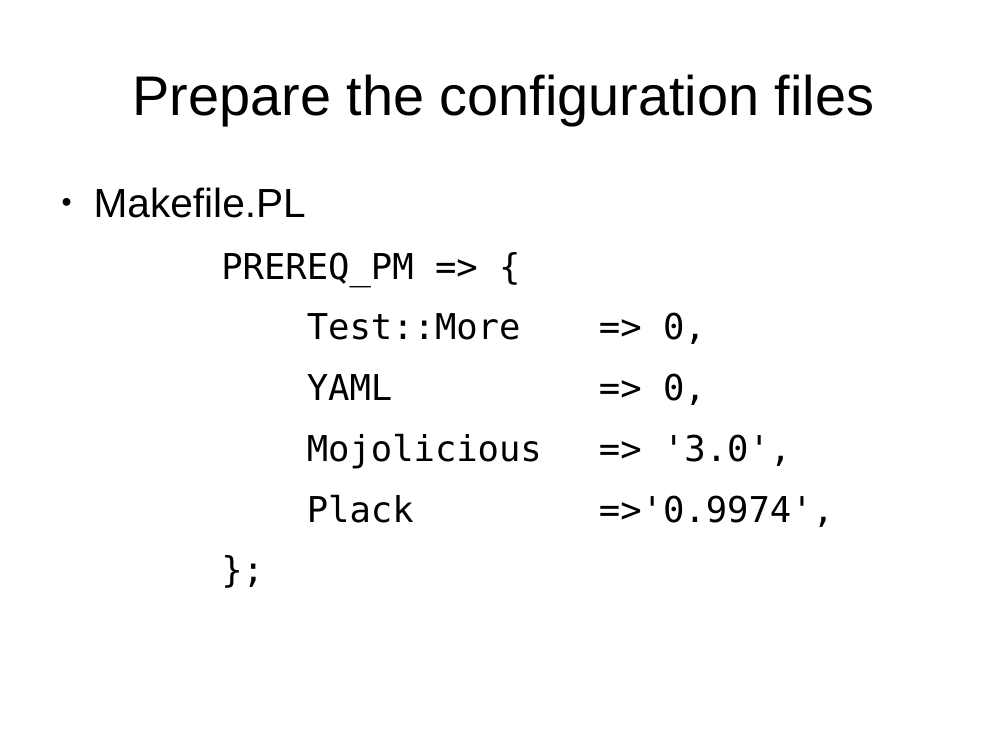
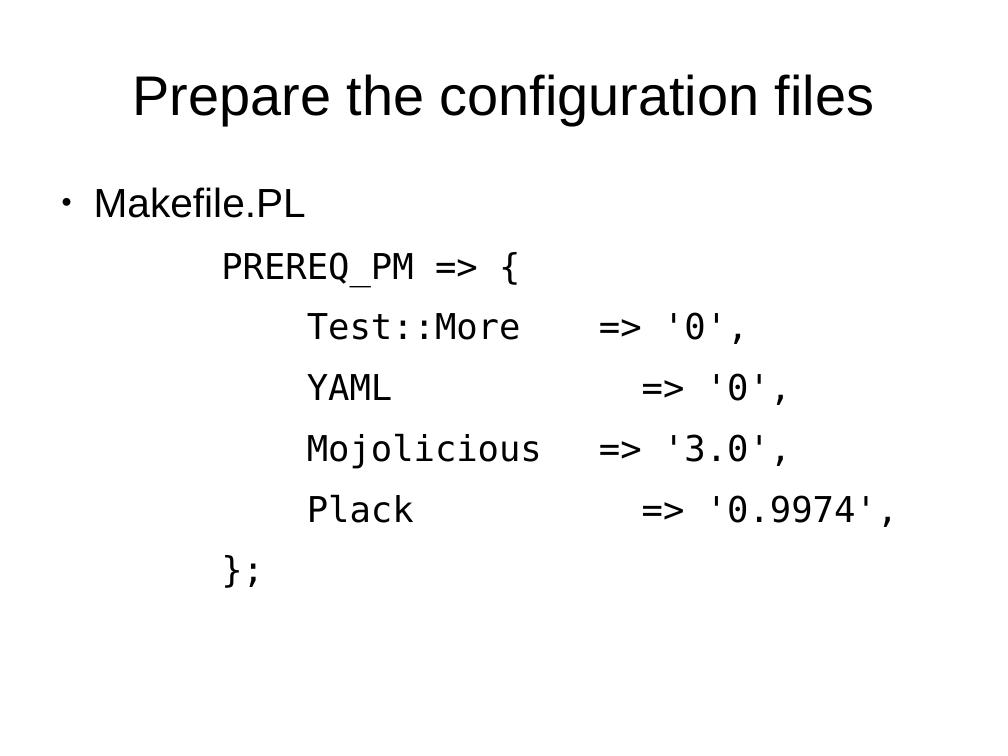
Before and after one commit to daoswald/dotcloud_talk, a slide deck: slide 19 of dotcloud_pm_talk.odp. Drawn at 1008x756 pixels with LibreOffice and Linux fonts; fonts in the diff are those of the drawing. Boxes give left, top, right and bottom in pixels: in the first picture for what was removed or moved away, otherwise in the second. Text is boxed around its words. In the diff, an @@ line names an element or a change of style, - is before the commit and + after.

Commit message:
Fixed a few spelling errors.

```diff
--- a/dotcloud_pm_talk.odp
+++ b/dotcloud_pm_talk.odp
@@ text at (x1=307, y1=312, x2=791, y2=405): text changed @@
-Test::More => 0,
-YAML => 0,
+Test::More => '0',
+YAML => '0',
@@ text at (x1=706, y1=495, x2=898, y2=527): spaces changed @@
-Plack =>'0.9974',
+Plack => '0.9974',
```
Also in this commit, not shown: 4 other slides changed.
